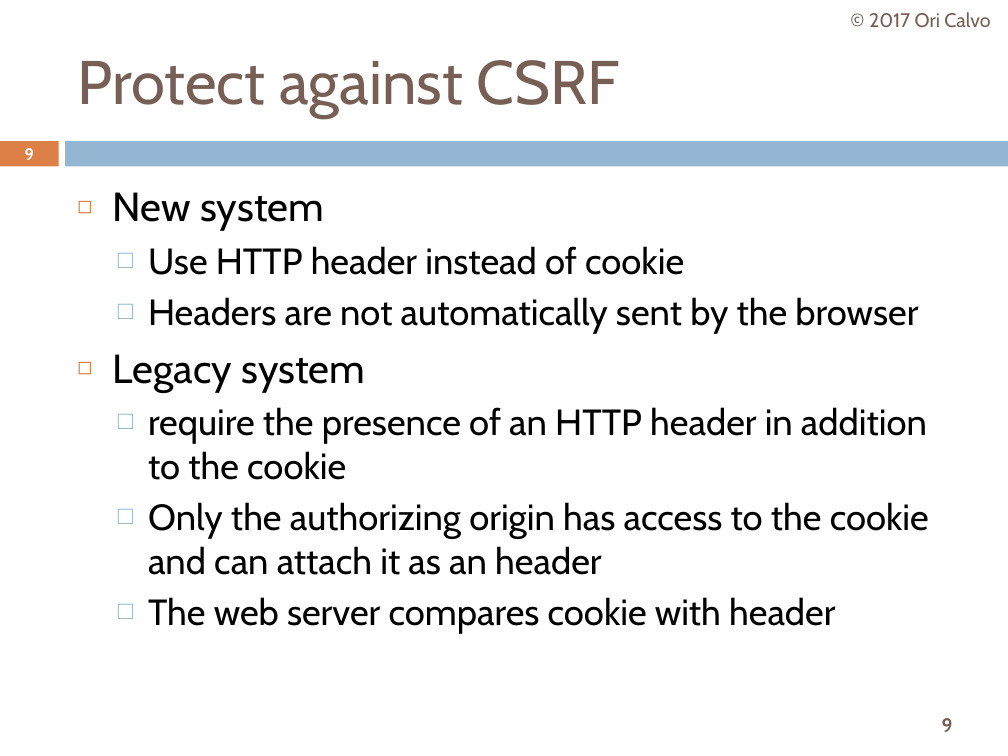
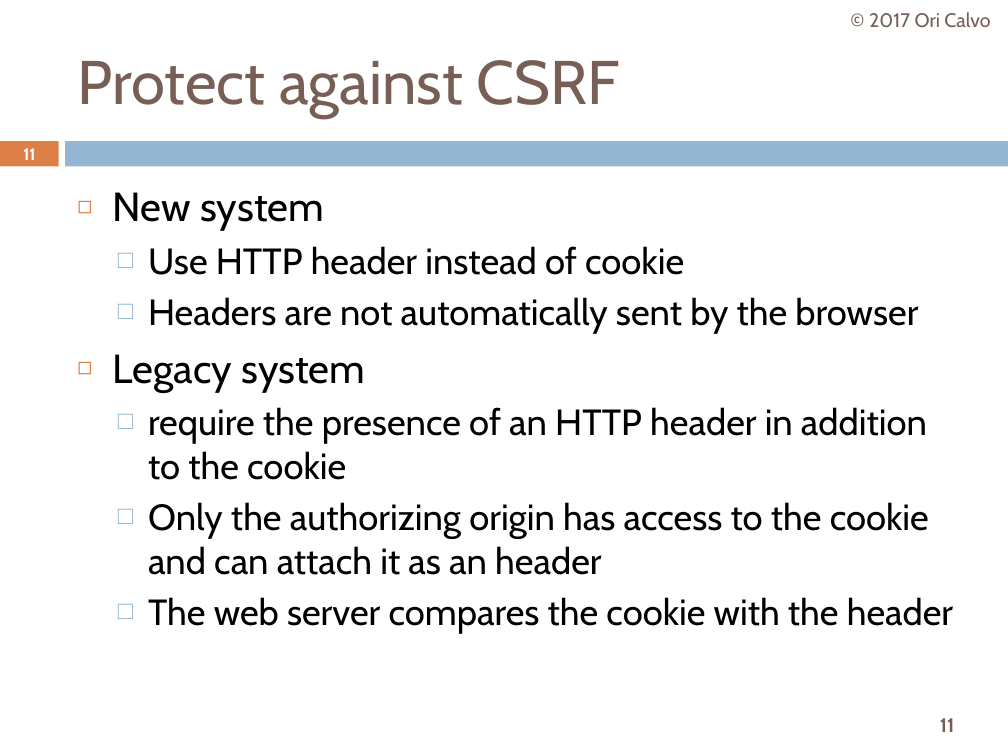
Before and after one commit to oricalvo/course-zap-2017-07, a slide deck: slide 11 of PPTs/02 CSRF & Friends.pptx (slide 9 before the commit). Drawn at 1008x756 pixels with LibreOffice and Linux fonts; fonts in the diff are those of the drawing; background and template pictures are left out. Boxes give left, top, right and bottom in pixels: in the first picture for what was removed or moved away, otherwise in the second. Text is boxed around its words. In the diff, an @@ line names an element or a change of style, - is before the commit and + after.

```diff
--- a/PPTs/02 CSRF & Friends.pptx
+++ b/PPTs/02 CSRF & Friends.pptx
@@ page number at (23, 148, 35, 160): text changed @@
-9
+11
@@ text at (148, 597, 953, 633): text changed @@
-  □ The web server compares cookie with header
+  □ The web server compares the cookie with the header
@@ page number at (940, 718, 954, 732): text changed @@
-9
+11
```
Also in this commit, not shown: 4 other slides changed, 2 slides added, 44 other files.
